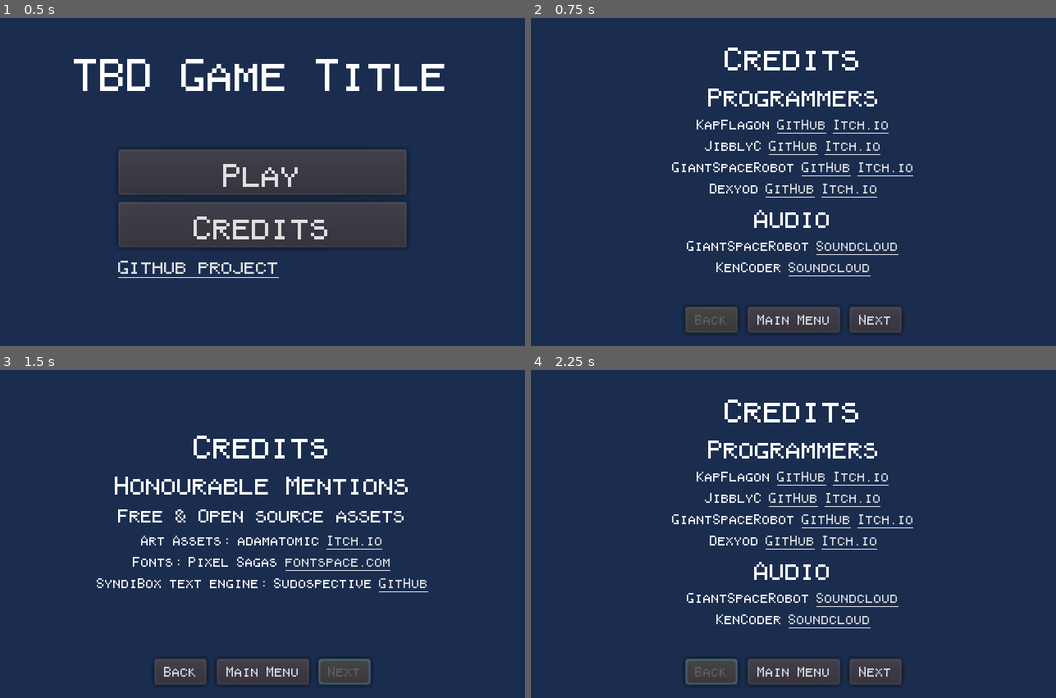
Above: before the commit, frames 1-4 (two rows, left to right).
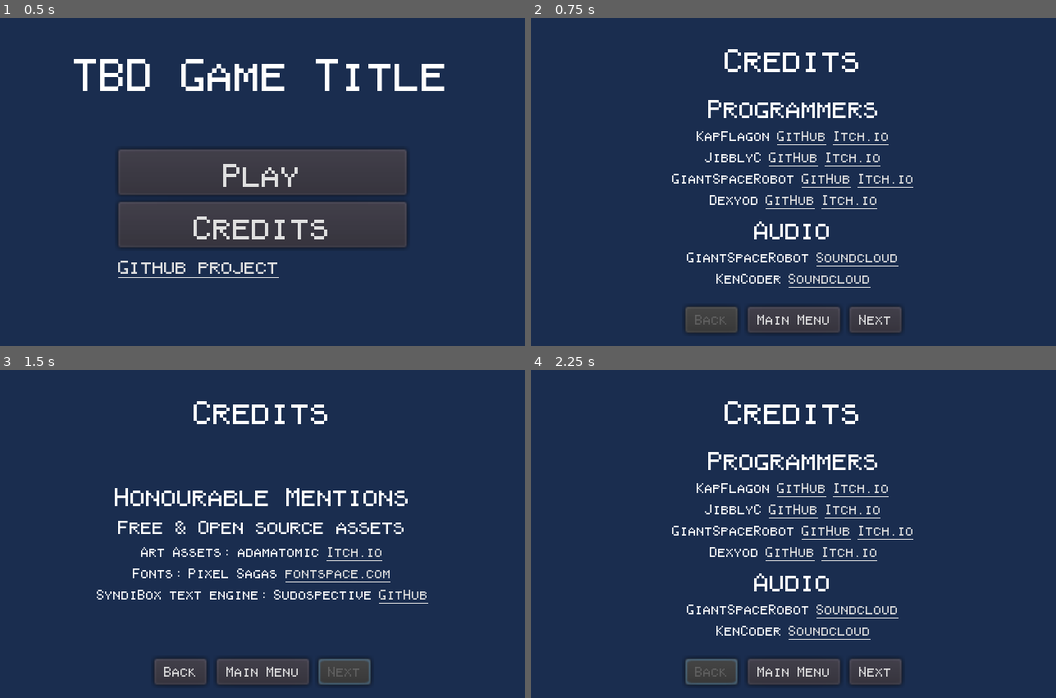
Above: after the commit, the same moments.

Repository: KapFlagon/Imoonity
Game: Godot game, scene res://src/scenes/screens/StartScreen.tscn
Two runs of this game, one before a commit and one after it. Both use one fixed random seed, a clock stepped at 60 frames per second and the inputs below.
Inputs:
- Up to frame 1 (0.5 s): no input
- Up to frame 2 (0.75 s): click "Credits" at 0.5 s
- Up to frame 3 (1.5 s): click "Next" at 1.25 s
- Up to frame 4 (2.25 s): click "Back" at 2 s

Frame 1 is identical in both runs. In frame 2, 7.1% of the frame differs, in the area x 26-73%, y 9-83%; in frame 3, 8.1%, in the area x 18-82%, y 9-72%; in frame 4, 7.1%.

Commit message:
Some layout changes to the credits.

Diff:
--- a/src/scenes/screens/CreditsScreen.tscn
+++ b/src/scenes/screens/CreditsScreen.tscn
@@ -20,6 +20,25 @@
 color = Color( 0.101961, 0.176471, 0.309804, 1 )
 
 [node name="TopVBoxContainer" type="VBoxContainer" parent="."]
+margin_top = 8.0
+margin_right = 320.0
+margin_bottom = 40.0
+alignment = 1
+__meta__ = {
+"_edit_use_anchors_": false
+}
+
+[node name="Title" type="Label" parent="TopVBoxContainer"]
+margin_top = 5.0
+margin_right = 320.0
+margin_bottom = 27.0
+theme = ExtResource( 1 )
+text = "Credits"
+align = 1
+valign = 1
+
+[node name="SubVBoxContainer" type="VBoxContainer" parent="."]
+margin_top = 40.0
 margin_right = 320.0
 margin_bottom = 168.0
 theme = ExtResource( 3 )
@@ -28,16 +47,7 @@
 "_edit_use_anchors_": false
 }
 
-[node name="Title" type="Label" parent="TopVBoxContainer"]
-margin_top = 73.0
-margin_right = 320.0
-margin_bottom = 95.0
-theme = ExtResource( 1 )
-text = "Credits"
-align = 1
-valign = 1
-
-[node name="ProgrammersTitle" type="Label" parent="TopVBoxContainer"]
+[node name="ProgrammersTitle" type="Label" parent="SubVBoxContainer"]
 visible = false
 margin_top = 88.0
 margin_right = 320.0
@@ -50,108 +60,108 @@
 "_edit_use_anchors_": false
 }
 
-[node name="ProgrammersVBox" type="VBoxContainer" parent="TopVBoxContainer"]
+[node name="ProgrammersVBox" type="VBoxContainer" parent="SubVBoxContainer"]
 visible = false
 margin_top = 73.0
 margin_right = 320.0
 margin_bottom = 121.0
 
-[node name="KapFlagonUserEntryHBox" type="HBoxContainer" parent="TopVBoxContainer/ProgrammersVBox"]
-margin_right = 320.0
-margin_bottom = 9.0
-alignment = 1
-
-[node name="KapFlagonUserNameLbl" type="Label" parent="TopVBoxContainer/ProgrammersVBox/KapFlagonUserEntryHBox"]
+[node name="KapFlagonUserEntryHBox" type="HBoxContainer" parent="SubVBoxContainer/ProgrammersVBox"]
+margin_right = 320.0
+margin_bottom = 9.0
+alignment = 1
+
+[node name="KapFlagonUserNameLbl" type="Label" parent="SubVBoxContainer/ProgrammersVBox/KapFlagonUserEntryHBox"]
 margin_left = 103.0
 margin_right = 148.0
 margin_bottom = 9.0
 text = "KapFlagon"
 
-[node name="KapFlagonGitHubLinkBtn" type="LinkButton" parent="TopVBoxContainer/ProgrammersVBox/KapFlagonUserEntryHBox"]
+[node name="KapFlagonGitHubLinkBtn" type="LinkButton" parent="SubVBoxContainer/ProgrammersVBox/KapFlagonUserEntryHBox"]
 margin_left = 152.0
 margin_right = 180.0
 margin_bottom = 9.0
 text = "GitHub"
 
-[node name="KapFlagonItchLinkBtn" type="LinkButton" parent="TopVBoxContainer/ProgrammersVBox/KapFlagonUserEntryHBox"]
+[node name="KapFlagonItchLinkBtn" type="LinkButton" parent="SubVBoxContainer/ProgrammersVBox/KapFlagonUserEntryHBox"]
 margin_left = 184.0
 margin_right = 216.0
 margin_bottom = 9.0
 text = "Itch.io"
 
-[node name="JibblyCUserEntryHBox" type="HBoxContainer" parent="TopVBoxContainer/ProgrammersVBox"]
+[node name="JibblyCUserEntryHBox" type="HBoxContainer" parent="SubVBoxContainer/ProgrammersVBox"]
 margin_top = 13.0
 margin_right = 320.0
 margin_bottom = 22.0
 alignment = 1
 
-[node name="JibblyCUserNameLbl" type="Label" parent="TopVBoxContainer/ProgrammersVBox/JibblyCUserEntryHBox"]
+[node name="JibblyCUserNameLbl" type="Label" parent="SubVBoxContainer/ProgrammersVBox/JibblyCUserEntryHBox"]
 margin_left = 108.0
 margin_right = 143.0
 margin_bottom = 9.0
 text = "JibblyC"
 
-[node name="JibblyCGitHubLinkBtn" type="LinkButton" parent="TopVBoxContainer/ProgrammersVBox/JibblyCUserEntryHBox"]
+[node name="JibblyCGitHubLinkBtn" type="LinkButton" parent="SubVBoxContainer/ProgrammersVBox/JibblyCUserEntryHBox"]
 margin_left = 147.0
 margin_right = 175.0
 margin_bottom = 9.0
 text = "GitHub"
 
-[node name="JibblyCItchLinkBtn" type="LinkButton" parent="TopVBoxContainer/ProgrammersVBox/JibblyCUserEntryHBox"]
+[node name="JibblyCItchLinkBtn" type="LinkButton" parent="SubVBoxContainer/ProgrammersVBox/JibblyCUserEntryHBox"]
 margin_left = 179.0
 margin_right = 211.0
 margin_bottom = 9.0
 text = "Itch.io"
 
-[node name="GiantSpaceRobotUserEntryHBox" type="HBoxContainer" parent="TopVBoxContainer/ProgrammersVBox"]
+[node name="GiantSpaceRobotUserEntryHBox" type="HBoxContainer" parent="SubVBoxContainer/ProgrammersVBox"]
 margin_top = 26.0
 margin_right = 320.0
 margin_bottom = 35.0
 alignment = 1
 
-[node name="GiantSpaceRobotUserNameLbl" type="Label" parent="TopVBoxContainer/ProgrammersVBox/GiantSpaceRobotUserEntryHBox"]
+[node name="GiantSpaceRobotUserNameLbl" type="Label" parent="SubVBoxContainer/ProgrammersVBox/GiantSpaceRobotUserEntryHBox"]
 margin_left = 90.0
 margin_right = 162.0
 margin_bottom = 9.0
 text = "GiantSpaceRobot"
 
-[node name="GiantSpaceRobotGitHubLinkBtn" type="LinkButton" parent="TopVBoxContainer/ProgrammersVBox/GiantSpaceRobotUserEntryHBox"]
+[node name="GiantSpaceRobotGitHubLinkBtn" type="LinkButton" parent="SubVBoxContainer/ProgrammersVBox/GiantSpaceRobotUserEntryHBox"]
 margin_left = 166.0
 margin_right = 194.0
 margin_bottom = 9.0
 text = "GitHub"
 
-[node name="GiantSpaceRobotItchLinkBtn" type="LinkButton" parent="TopVBoxContainer/ProgrammersVBox/GiantSpaceRobotUserEntryHBox"]
+[node name="GiantSpaceRobotItchLinkBtn" type="LinkButton" parent="SubVBoxContainer/ProgrammersVBox/GiantSpaceRobotUserEntryHBox"]
 margin_left = 198.0
 margin_right = 230.0
 margin_bottom = 9.0
 text = "Itch.io"
 
-[node name="DexyodUserEntryHBox" type="HBoxContainer" parent="TopVBoxContainer/ProgrammersVBox"]
+[node name="DexyodUserEntryHBox" type="HBoxContainer" parent="SubVBoxContainer/ProgrammersVBox"]
 margin_top = 39.0
 margin_right = 320.0
 margin_bottom = 48.0
 alignment = 1
 
-[node name="DexyodUserNameLbl" type="Label" parent="TopVBoxContainer/ProgrammersVBox/DexyodUserEntryHBox"]
+[node name="DexyodUserNameLbl" type="Label" parent="SubVBoxContainer/ProgrammersVBox/DexyodUserEntryHBox"]
 margin_left = 110.0
 margin_right = 141.0
 margin_bottom = 9.0
 text = "Dexyod"
 
-[node name="DexyodGitHubLinkBtn" type="LinkButton" parent="TopVBoxContainer/ProgrammersVBox/DexyodUserEntryHBox"]
+[node name="DexyodGitHubLinkBtn" type="LinkButton" parent="SubVBoxContainer/ProgrammersVBox/DexyodUserEntryHBox"]
 margin_left = 145.0
 margin_right = 173.0
 margin_bottom = 9.0
 text = "GitHub"
 
-[node name="DexyodItchLinkBtn" type="LinkButton" parent="TopVBoxContainer/ProgrammersVBox/DexyodUserEntryHBox"]
+[node name="DexyodItchLinkBtn" type="LinkButton" parent="SubVBoxContainer/ProgrammersVBox/DexyodUserEntryHBox"]
 margin_left = 177.0
 margin_right = 209.0
 margin_bottom = 9.0
 text = "Itch.io"
 
-[node name="AudioAndMusicTitle" type="Label" parent="TopVBoxContainer"]
+[node name="AudioAndMusicTitle" type="Label" parent="SubVBoxContainer"]
 visible = false
 margin_top = 86.0
 margin_right = 320.0
@@ -161,48 +171,48 @@
 align = 1
 valign = 1
 
-[node name="AudioAndMusicVBox" type="VBoxContainer" parent="TopVBoxContainer"]
+[node name="AudioAndMusicVBox" type="VBoxContainer" parent="SubVBoxContainer"]
 visible = false
 margin_top = 86.0
 margin_right = 320.0
 margin_bottom = 108.0
 
-[node name="GiantSpaceRobotUserEntryHBox" type="HBoxContainer" parent="TopVBoxContainer/AudioAndMusicVBox"]
-margin_right = 320.0
-margin_bottom = 9.0
-alignment = 1
-
-[node name="GiantSpaceRobotUserNameLbl" type="Label" parent="TopVBoxContainer/AudioAndMusicVBox/GiantSpaceRobotUserEntryHBox"]
+[node name="GiantSpaceRobotUserEntryHBox" type="HBoxContainer" parent="SubVBoxContainer/AudioAndMusicVBox"]
+margin_right = 320.0
+margin_bottom = 9.0
+alignment = 1
+
+[node name="GiantSpaceRobotUserNameLbl" type="Label" parent="SubVBoxContainer/AudioAndMusicVBox/GiantSpaceRobotUserEntryHBox"]
 margin_left = 97.0
 margin_right = 169.0
 margin_bottom = 9.0
 text = "GiantSpaceRobot"
 
-[node name="GiantSpaceRobotSoundcloudLinkBtn" type="LinkButton" parent="TopVBoxContainer/AudioAndMusicVBox/GiantSpaceRobotUserEntryHBox"]
+[node name="GiantSpaceRobotSoundcloudLinkBtn" type="LinkButton" parent="SubVBoxContainer/AudioAndMusicVBox/GiantSpaceRobotUserEntryHBox"]
 margin_left = 173.0
 margin_right = 223.0
 margin_bottom = 9.0
 text = "Soundcloud"
 
-[node name="KenCoderUserEntryHBox" type="HBoxContainer" parent="TopVBoxContainer/AudioAndMusicVBox"]
+[node name="KenCoderUserEntryHBox" type="HBoxContainer" parent="SubVBoxContainer/AudioAndMusicVBox"]
 margin_top = 13.0
 margin_right = 320.0
 margin_bottom = 22.0
 alignment = 1
 
-[node name="KenCoderUserNameLbl" type="Label" parent="TopVBoxContainer/AudioAndMusicVBox/KenCoderUserEntryHBox"]
+[node name="KenCoderUserNameLbl" type="Label" parent="SubVBoxContainer/AudioAndMusicVBox/KenCoderUserEntryHBox"]
 margin_left = 113.0
 margin_right = 153.0
 margin_bottom = 9.0
 text = "KenCoder"
 
-[node name="KenCoderSoundcloudLinkBtn" type="LinkButton" parent="TopVBoxContainer/AudioAndMusicVBox/KenCoderUserEntryHBox"]
+[node name="KenCoderSoundcloudLinkBtn" type="LinkButton" parent="SubVBoxContainer/AudioAndMusicVBox/KenCoderUserEntryHBox"]
 margin_left = 157.0
 margin_right = 207.0
 margin_bottom = 9.0
 text = "Soundcloud"
 
-[node name="HonourableMentionsTitle" type="Label" parent="TopVBoxContainer"]
+[node name="HonourableMentionsTitle" type="Label" parent="SubVBoxContainer"]
 visible = false
 margin_top = 97.0
 margin_right = 320.0
@@ -212,7 +222,7 @@
 align = 1
 valign = 1
 
-[node name="HonourableMentionsSubTitle" type="Label" parent="TopVBoxContainer"]
+[node name="HonourableMentionsSubTitle" type="Label" parent="SubVBoxContainer"]
 visible = false
 margin_top = 70.0
 margin_right = 320.0
@@ -222,30 +232,30 @@
 align = 1
 valign = 1
 
-[node name="HonourableMentionsVBox" type="VBoxContainer" parent="TopVBoxContainer"]
+[node name="HonourableMentionsVBox" type="VBoxContainer" parent="SubVBoxContainer"]
 visible = false
 margin_top = 79.0
 margin_right = 320.0
 margin_bottom = 114.0
 
-[node name="AdamAtomicUserEntryHBox" type="HBoxContainer" parent="TopVBoxContainer/HonourableMentionsVBox"]
-margin_right = 320.0
-margin_bottom = 9.0
-alignment = 1
-
-[node name="AdamAtomicRoleLabel" type="Label" parent="TopVBoxContainer/HonourableMentionsVBox/AdamAtomicUserEntryHBox"]
+[node name="AdamAtomicUserEntryHBox" type="HBoxContainer" parent="SubVBoxContainer/HonourableMentionsVBox"]
+margin_right = 320.0
+margin_bottom = 9.0
+alignment = 1
+
+[node name="AdamAtomicRoleLabel" type="Label" parent="SubVBoxContainer/HonourableMentionsVBox/AdamAtomicUserEntryHBox"]
 margin_left = 88.0
 margin_right = 141.0
 margin_bottom = 9.0
 text = "Art Assets:"
 
-[node name="AdamAtomicUserNameLbl" type="Label" parent="TopVBoxContainer/HonourableMentionsVBox/AdamAtomicUserEntryHBox"]
+[node name="AdamAtomicUserNameLbl" type="Label" parent="SubVBoxContainer/HonourableMentionsVBox/AdamAtomicUserEntryHBox"]
 margin_left = 145.0
 margin_right = 195.0
 margin_bottom = 9.0
 text = "adamatomic"
 
-[node name="AdamAtomicSrcLnkBtn" type="LinkButton" parent="TopVBoxContainer/HonourableMentionsVBox/AdamAtomicUserEntryHBox"]
+[node name="AdamAtomicSrcLnkBtn" type="LinkButton" parent="SubVBoxContainer/HonourableMentionsVBox/AdamAtomicUserEntryHBox"]
 margin_left = 199.0
 margin_right = 231.0
 margin_bottom = 9.0
@@ -254,49 +264,49 @@
 "_edit_use_anchors_": false
 }
 
-[node name="PixelSagasUserEntryHBox" type="HBoxContainer" parent="TopVBoxContainer/HonourableMentionsVBox"]
+[node name="PixelSagasUserEntryHBox" type="HBoxContainer" parent="SubVBoxContainer/HonourableMentionsVBox"]
 margin_top = 13.0
 margin_right = 320.0
 margin_bottom = 22.0
 alignment = 1
 
-[node name="PixelSagasRoleLabel" type="Label" parent="TopVBoxContainer/HonourableMentionsVBox/PixelSagasUserEntryHBox"]
+[node name="PixelSagasRoleLabel" type="Label" parent="SubVBoxContainer/HonourableMentionsVBox/PixelSagasUserEntryHBox"]
 margin_left = 82.0
 margin_right = 111.0
 margin_bottom = 9.0
 text = "Fonts:"
 
-[node name="PixelSagasUserNameLbl" type="Label" parent="TopVBoxContainer/HonourableMentionsVBox/PixelSagasUserEntryHBox"]
+[node name="PixelSagasUserNameLbl" type="Label" parent="SubVBoxContainer/HonourableMentionsVBox/PixelSagasUserEntryHBox"]
 margin_left = 115.0
 margin_right = 169.0
 margin_bottom = 9.0
 text = "Pixel Sagas"
 
-[node name="PixelSagasSrcLnkBtn" type="LinkButton" parent="TopVBoxContainer/HonourableMentionsVBox/PixelSagasUserEntryHBox"]
+[node name="PixelSagasSrcLnkBtn" type="LinkButton" parent="SubVBoxContainer/HonourableMentionsVBox/PixelSagasUserEntryHBox"]
 margin_left = 173.0
 margin_right = 238.0
 margin_bottom = 9.0
 text = "fontspace.com"
 
-[node name="SudospectiveUserEntryHBox" type="HBoxContainer" parent="TopVBoxContainer/HonourableMentionsVBox"]
+[node name="SudospectiveUserEntryHBox" type="HBoxContainer" parent="SubVBoxContainer/HonourableMentionsVBox"]
 margin_top = 26.0
 margin_right = 320.0
 margin_bottom = 35.0
 alignment = 1
 
-[node name="SudospectiveRoleLabel" type="Label" parent="TopVBoxContainer/HonourableMentionsVBox/SudospectiveUserEntryHBox"]
+[node name="SudospectiveRoleLabel" type="Label" parent="SubVBoxContainer/HonourableMentionsVBox/SudospectiveUserEntryHBox"]
 margin_left = 62.0
 margin_right = 164.0
 margin_bottom = 9.0
 text = "SyndiBox text engine:"
 
-[node name="SudospectiveUserNameLbl2" type="Label" parent="TopVBoxContainer/HonourableMentionsVBox/SudospectiveUserEntryHBox"]
+[node name="SudospectiveUserNameLbl2" type="Label" parent="SubVBoxContainer/HonourableMentionsVBox/SudospectiveUserEntryHBox"]
 margin_left = 168.0
 margin_right = 226.0
 margin_bottom = 9.0
 text = "Sudospective"
 
-[node name="SudospectiveSrcLnkBtn" type="LinkButton" parent="TopVBoxContainer/HonourableMentionsVBox/SudospectiveUserEntryHBox"]
+[node name="SudospectiveSrcLnkBtn" type="LinkButton" parent="SubVBoxContainer/HonourableMentionsVBox/SudospectiveUserEntryHBox"]
 margin_left = 230.0
 margin_right = 258.0
 margin_bottom = 9.0
@@ -331,19 +341,19 @@
 margin_right = 194.0
 margin_bottom = 16.0
 text = "Next"
-[connection signal="button_up" from="TopVBoxContainer/ProgrammersVBox/KapFlagonUserEntryHBox/KapFlagonGitHubLinkBtn" to="." method="_on_KapFlagonGitHubLinkBtn_button_up"]
-[connection signal="button_up" from="TopVBoxContainer/ProgrammersVBox/KapFlagonUserEntryHBox/KapFlagonItchLinkBtn" to="." method="_on_KapFlagonItchLinkBtn_button_up"]
-[connection signal="button_up" from="TopVBoxContainer/ProgrammersVBox/JibblyCUserEntryHBox/JibblyCGitHubLinkBtn" to="." method="_on_JibblyCGitHubLinkBtn_button_up"]
-[connection signal="button_up" from="TopVBoxContainer/ProgrammersVBox/JibblyCUserEntryHBox/JibblyCItchLinkBtn" to="." method="_on_JibblyCItchLinkBtn_button_up"]
-[connection signal="button_up" from="TopVBoxContainer/ProgrammersVBox/GiantSpaceRobotUserEntryHBox/GiantSpaceRobotGitHubLinkBtn" to="." method="_on_GiantSpaceRobotGitHubLinkBtn_button_up"]
-[connection signal="button_up" from="TopVBoxContainer/ProgrammersVBox/GiantSpaceRobotUserEntryHBox/GiantSpaceRobotItchLinkBtn" to="." method="_on_GiantSpaceRobotItchLinkBtn_button_up"]
-[connection signal="button_up" from="TopVBoxContainer/ProgrammersVBox/DexyodUserEntryHBox/DexyodGitHubLinkBtn" to="." method="_on_DexyodGitHubLinkBtn_button_up"]
-[connection signal="button_up" from="TopVBoxContainer/ProgrammersVBox/DexyodUserEntryHBox/DexyodItchLinkBtn" to="." method="_on_DexyodItchLinkBtn_button_up"]
-[connection signal="button_up" from="TopVBoxContainer/AudioAndMusicVBox/GiantSpaceRobotUserEntryHBox/GiantSpaceRobotSoundcloudLinkBtn" to="." method="_on_GiantSpaceRobotSoundcloudLinkBtn_button_up"]
-[connection signal="button_up" from="TopVBoxContainer/AudioAndMusicVBox/KenCoderUserEntryHBox/KenCoderSoundcloudLinkBtn" to="." method="_on_KenCoderSoundcloudLinkBtn_button_up"]
-[connection signal="button_up" from="TopVBoxContainer/HonourableMentionsVBox/AdamAtomicUserEntryHBox/AdamAtomicSrcLnkBtn" to="." method="_on_AdamAtomicSrcLnkBtn_button_up"]
-[connection signal="button_up" from="TopVBoxContainer/HonourableMentionsVBox/PixelSagasUserEntryHBox/PixelSagasSrcLnkBtn" to="." method="_on_PixelSagasSrcLnkBtn_button_up"]
-[connection signal="button_up" from="TopVBoxContainer/HonourableMentionsVBox/SudospectiveUserEntryHBox/SudospectiveSrcLnkBtn" to="." method="_on_SudospectiveSrcLnkBtn_button_up"]
+[connection signal="button_up" from="SubVBoxContainer/ProgrammersVBox/KapFlagonUserEntryHBox/KapFlagonGitHubLinkBtn" to="." method="_on_KapFlagonGitHubLinkBtn_button_up"]
+[connection signal="button_up" from="SubVBoxContainer/ProgrammersVBox/KapFlagonUserEntryHBox/KapFlagonItchLinkBtn" to="." method="_on_KapFlagonItchLinkBtn_button_up"]
+[connection signal="button_up" from="SubVBoxContainer/ProgrammersVBox/JibblyCUserEntryHBox/JibblyCGitHubLinkBtn" to="." method="_on_JibblyCGitHubLinkBtn_button_up"]
+[connection signal="button_up" from="SubVBoxContainer/ProgrammersVBox/JibblyCUserEntryHBox/JibblyCItchLinkBtn" to="." method="_on_JibblyCItchLinkBtn_button_up"]
+[connection signal="button_up" from="SubVBoxContainer/ProgrammersVBox/GiantSpaceRobotUserEntryHBox/GiantSpaceRobotGitHubLinkBtn" to="." method="_on_GiantSpaceRobotGitHubLinkBtn_button_up"]
+[connection signal="button_up" from="SubVBoxContainer/ProgrammersVBox/GiantSpaceRobotUserEntryHBox/GiantSpaceRobotItchLinkBtn" to="." method="_on_GiantSpaceRobotItchLinkBtn_button_up"]
+[connection signal="button_up" from="SubVBoxContainer/ProgrammersVBox/DexyodUserEntryHBox/DexyodGitHubLinkBtn" to="." method="_on_DexyodGitHubLinkBtn_button_up"]
+[connection signal="button_up" from="SubVBoxContainer/ProgrammersVBox/DexyodUserEntryHBox/DexyodItchLinkBtn" to="." method="_on_DexyodItchLinkBtn_button_up"]
+[connection signal="button_up" from="SubVBoxContainer/AudioAndMusicVBox/GiantSpaceRobotUserEntryHBox/GiantSpaceRobotSoundcloudLinkBtn" to="." method="_on_GiantSpaceRobotSoundcloudLinkBtn_button_up"]
+[connection signal="button_up" from="SubVBoxContainer/AudioAndMusicVBox/KenCoderUserEntryHBox/KenCoderSoundcloudLinkBtn" to="." method="_on_KenCoderSoundcloudLinkBtn_button_up"]
+[connection signal="button_up" from="SubVBoxContainer/HonourableMentionsVBox/AdamAtomicUserEntryHBox/AdamAtomicSrcLnkBtn" to="." method="_on_AdamAtomicSrcLnkBtn_button_up"]
+[connection signal="button_up" from="SubVBoxContainer/HonourableMentionsVBox/PixelSagasUserEntryHBox/PixelSagasSrcLnkBtn" to="." method="_on_PixelSagasSrcLnkBtn_button_up"]
+[connection signal="button_up" from="SubVBoxContainer/HonourableMentionsVBox/SudospectiveUserEntryHBox/SudospectiveSrcLnkBtn" to="." method="_on_SudospectiveSrcLnkBtn_button_up"]
 [connection signal="button_up" from="BtnHBoxContainer/BackBtn" to="." method="_on_BackBtn_button_up"]
 [connection signal="button_up" from="BtnHBoxContainer/MainMenuBtn" to="." method="_on_MainMenuBtn_button_up"]
 [connection signal="button_up" from="BtnHBoxContainer/NextBtn" to="." method="_on_NextBtn_button_up"]
--- a/src/scenes/screens/scripts/CreditsScreen.gd
+++ b/src/scenes/screens/scripts/CreditsScreen.gd
@@ -1,12 +1,11 @@
 extends BaseScreen
 
 
-var current_page: int
+var current_page: int = 1
 
 
 func _ready() -> void:
 	poll_screen_manager(Enums.SCREENS.CREDITS)
-	current_page = 1
 	update_page()
 
 
@@ -18,21 +17,21 @@
 func update_display() -> void:
 	match current_page:
 		1:
-			$TopVBoxContainer/ProgrammersTitle.show()
-			$TopVBoxContainer/ProgrammersVBox.show()
-			$TopVBoxContainer/AudioAndMusicTitle.show()
-			$TopVBoxContainer/AudioAndMusicVBox.show()
-			$TopVBoxContainer/HonourableMentionsTitle.hide()
-			$TopVBoxContainer/HonourableMentionsSubTitle.hide()
-			$TopVBoxContainer/HonourableMentionsVBox.hide()
+			$SubVBoxContainer/ProgrammersTitle.show()
+			$SubVBoxContainer/ProgrammersVBox.show()
+			$SubVBoxContainer/AudioAndMusicTitle.show()
+			$SubVBoxContainer/AudioAndMusicVBox.show()
+			$SubVBoxContainer/HonourableMentionsTitle.hide()
+			$SubVBoxContainer/HonourableMentionsSubTitle.hide()
+			$SubVBoxContainer/HonourableMentionsVBox.hide()
 		2:
-			$TopVBoxContainer/ProgrammersTitle.hide()
-			$TopVBoxContainer/ProgrammersVBox.hide()
-			$TopVBoxContainer/AudioAndMusicTitle.hide()
-			$TopVBoxContainer/AudioAndMusicVBox.hide()
-			$TopVBoxContainer/HonourableMentionsTitle.show()
-			$TopVBoxContainer/HonourableMentionsSubTitle.show()
-			$TopVBoxContainer/HonourableMentionsVBox.show()
+			$SubVBoxContainer/ProgrammersTitle.hide()
+			$SubVBoxContainer/ProgrammersVBox.hide()
+			$SubVBoxContainer/AudioAndMusicTitle.hide()
+			$SubVBoxContainer/AudioAndMusicVBox.hide()
+			$SubVBoxContainer/HonourableMentionsTitle.show()
+			$SubVBoxContainer/HonourableMentionsSubTitle.show()
+			$SubVBoxContainer/HonourableMentionsVBox.show()
 
 
 func update_buttons() -> void:
